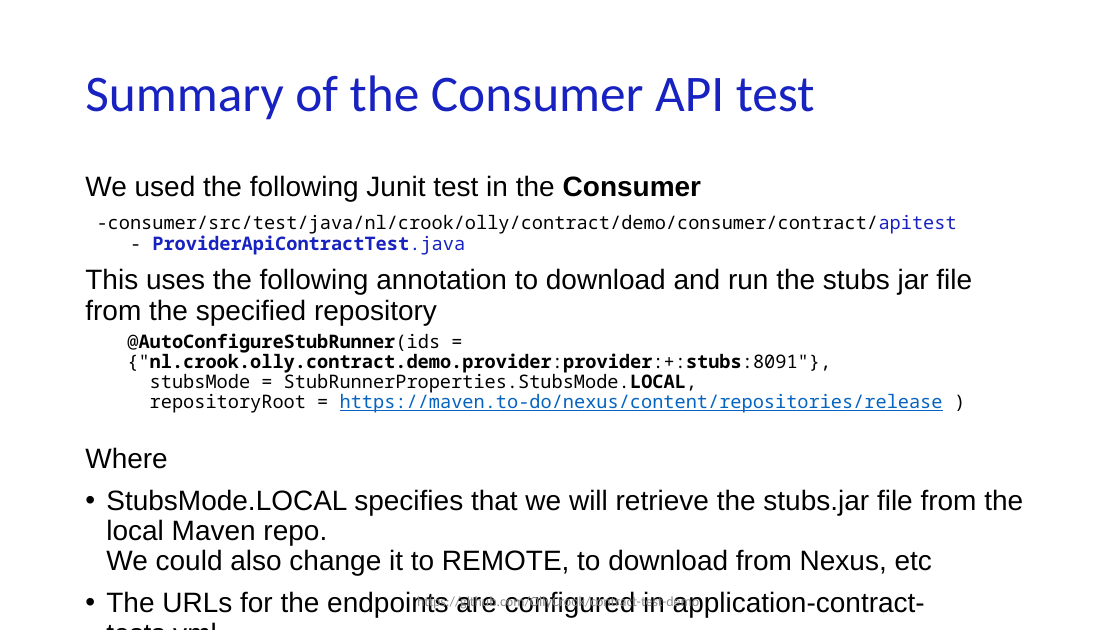
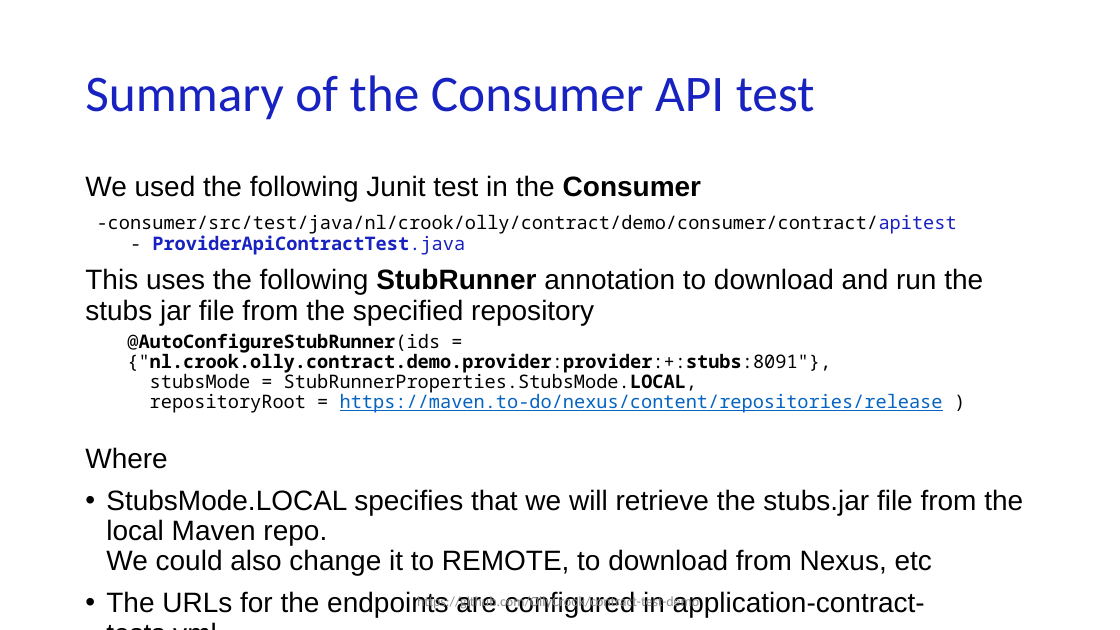
Before and after one commit to OllyCrook/contract-test-demo, a slide deck: slide 25 of Contract-testing-presentation_EngineersWeek.pptx. Drawn at 1120x630 pixels with LibreOffice and Linux fonts; fonts in the diff are those of the drawing. Boxes give left, top, right and bottom in pixels: in the first picture for what was removed or moved away, otherwise in the second. Text is boxed around its words. In the diff, an @@ line names an element or a change of style, - is before the commit and + after.

```diff
--- a/Contract-testing-presentation_EngineersWeek.pptx
+++ b/Contract-testing-presentation_EngineersWeek.pptx
@@ text at (x1=85, y1=268, x2=983, y2=325): text changed @@
-This uses the following annotation to download and run the stubs jar file from the specified repository
+This uses the following StubRunner annotation to download and run the stubs jar file from the specified repository
```
Also in this commit, not shown: 11 other slides changed.
